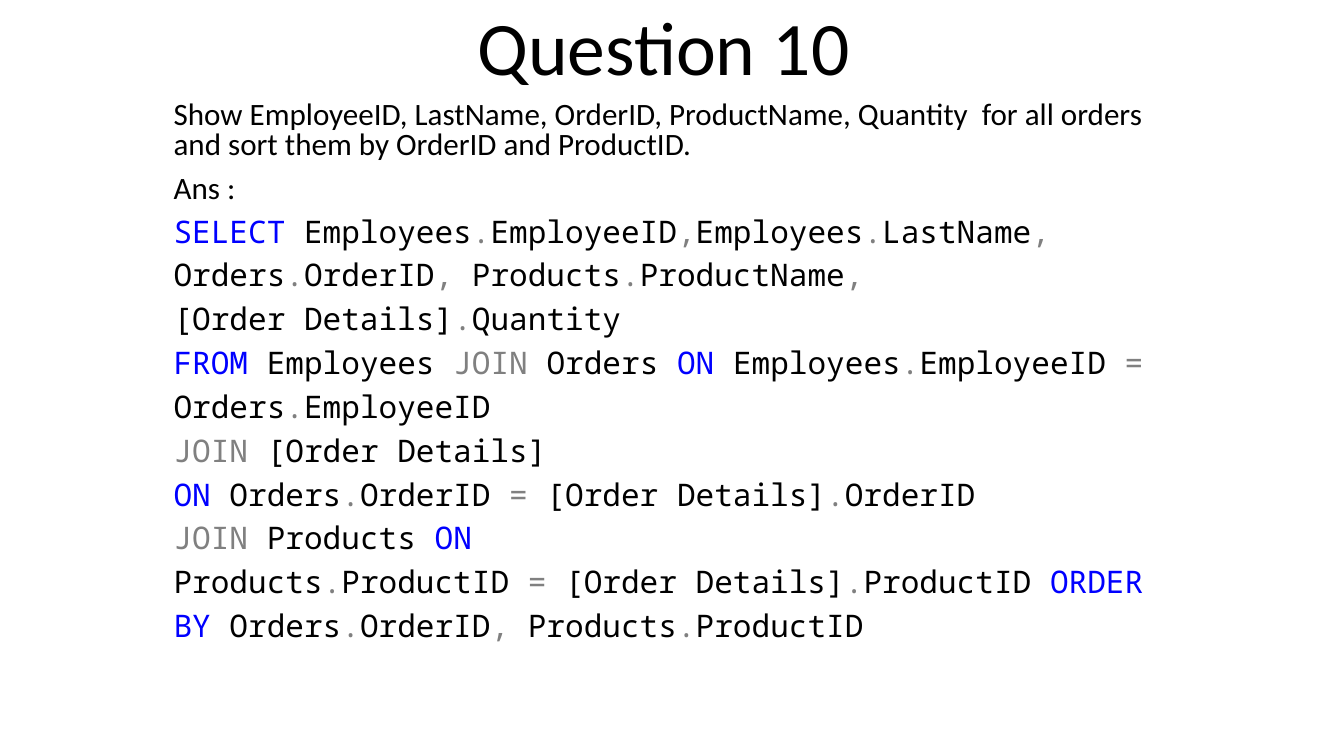
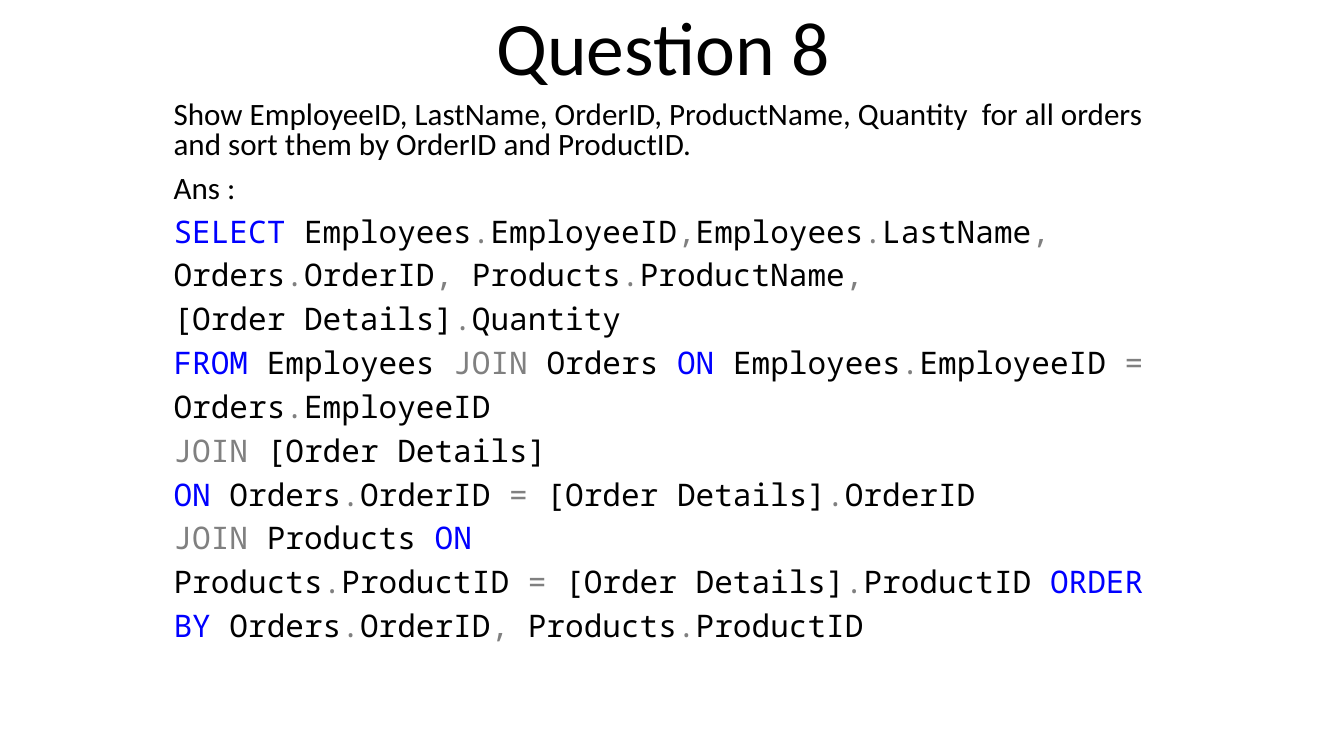
Before and after one commit to KaustubhSathe/sql-challenges, a slide deck: slide 8 of 3. Northwind Challenges/Intermediate-Problems.pptm (slide 10 before the commit). Drawn at 1344x756 pixels with LibreOffice and Linux fonts; fonts in the diff are those of the drawing. Boxes give left, top, right and bottom in pixels: in the first picture for what was removed or moved away, otherwise in the second. Text is boxed around its words. In the diff, an @@ line names an element or a change of style, - is before the commit and + after.

```diff
--- a/3. Northwind Challenges/Intermediate-Problems.pptm
+++ b/3. Northwind Challenges/Intermediate-Problems.pptm
@@ title at [496, 22, 830, 85]: text changed @@
-Question 10
+Question 8
```
Also in this commit, not shown: 2 other slides changed, 2 slides removed, 4 other files.
